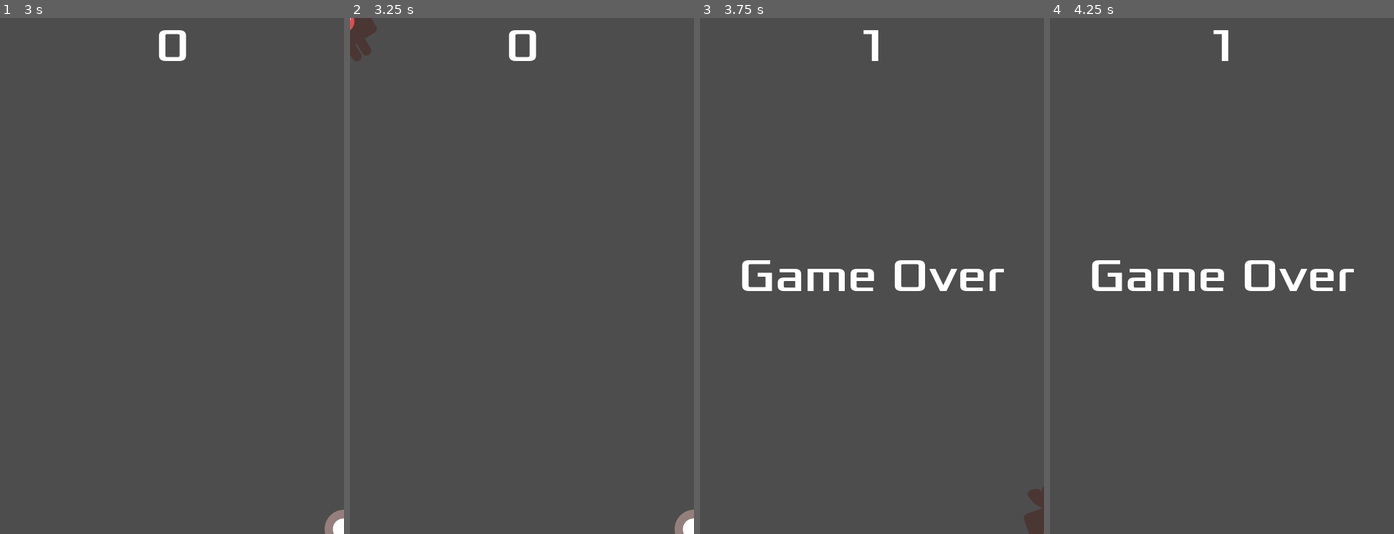
Above: before the commit, frames 1-4 (left to right).
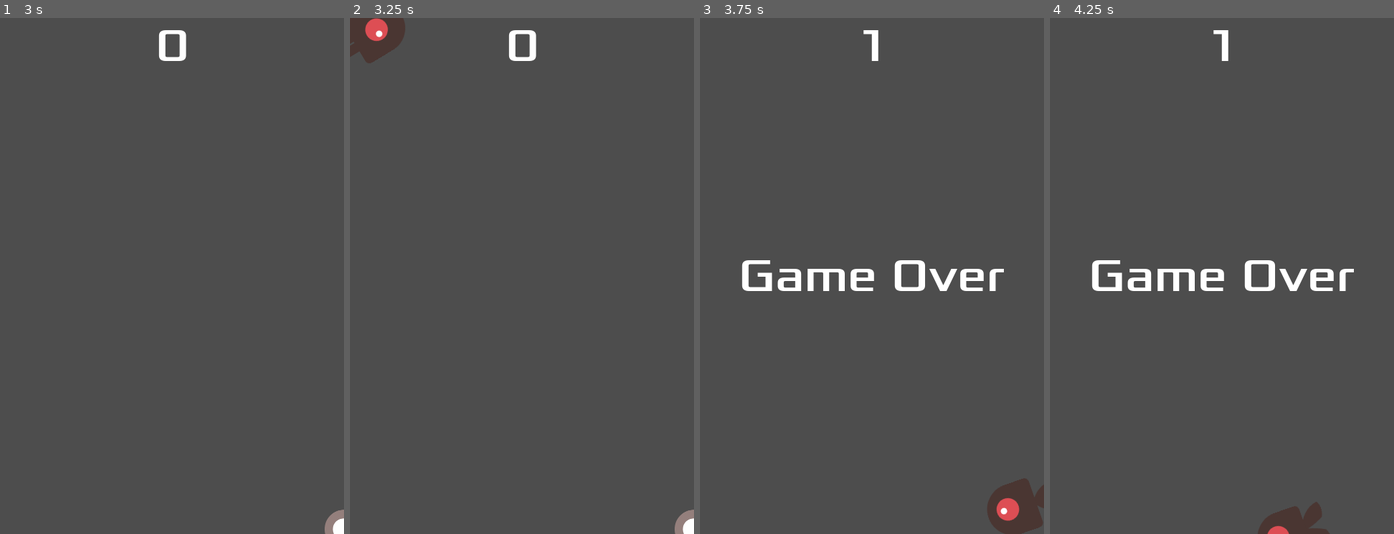
Above: after the commit, the same moments.

Repository: francoriboratig/godot-practice
Game: Godot game, scene res://main.tscn
The game is run twice, just before and just after one commit, with the same random seed, the same clock (stepped at 60 frames per second) and the same inputs.
Inputs:
- Up to frame 1 (3 s): click "Start" at 0.5 s; tap Enter at 1.25 s; hold Right (move_right) 1.28-2.03 s; hold Down (move_down) 2.03-2.78 s; hold Right (move_right) from 2.78 s (still down)
- Up to frame 2 (3.25 s): keep holding Right (move_right)
- Up to frame 3 (3.75 s): release Right (move_right) at 3.53 s; hold Up (move_up) from 3.53 s (still down)
- Up to frame 4 (4.25 s): keep holding Up (move_up)

Frame 1 is identical in both runs. In frame 2, 0.8% of the frame differs, in the area x 0-17%, y 0-9%; in frame 3, 1.1%, in the area x 83-100%, y 89-100%; in frame 4, 0.8%.

Commit message:
fixed mob spawn angle being too wide

Diff:
--- a/Your First 2D Game/main.gd
+++ b/Your First 2D Game/main.gd
@@ -40,7 +40,7 @@
 	mob_spawn_location.progress_ratio = randf()
 
 	# Set the mob's loctaion perpendicular to the path direction.
-	var direction = mob_spawn_location.rotation + PI * 2
+	var direction = mob_spawn_location.rotation + PI / 2
 
 	# Set the mob's position to a random location.
 	mob.position = mob_spawn_location.position
--- a/Your First 2D Game/project.godot
+++ b/Your First 2D Game/project.godot
@@ -12,7 +12,7 @@
 
 config/name="Your First 2d Game"
 run/main_scene="res://main.tscn"
-config/features=PackedStringArray("4.1", "GL Compatibility")
+config/features=PackedStringArray("4.2", "GL Compatibility")
 config/icon="res://icon.svg"
 
 [display]
